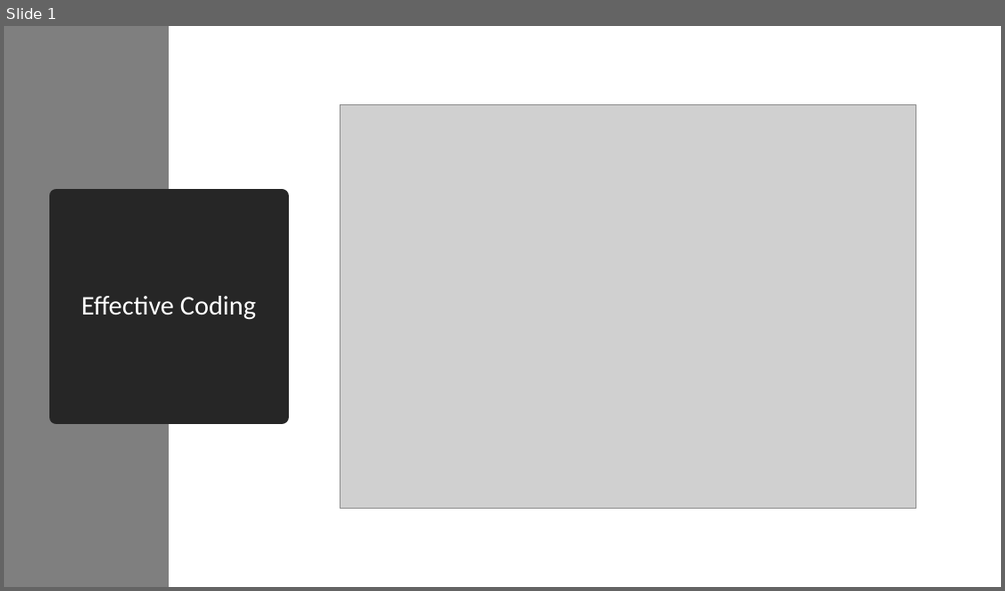
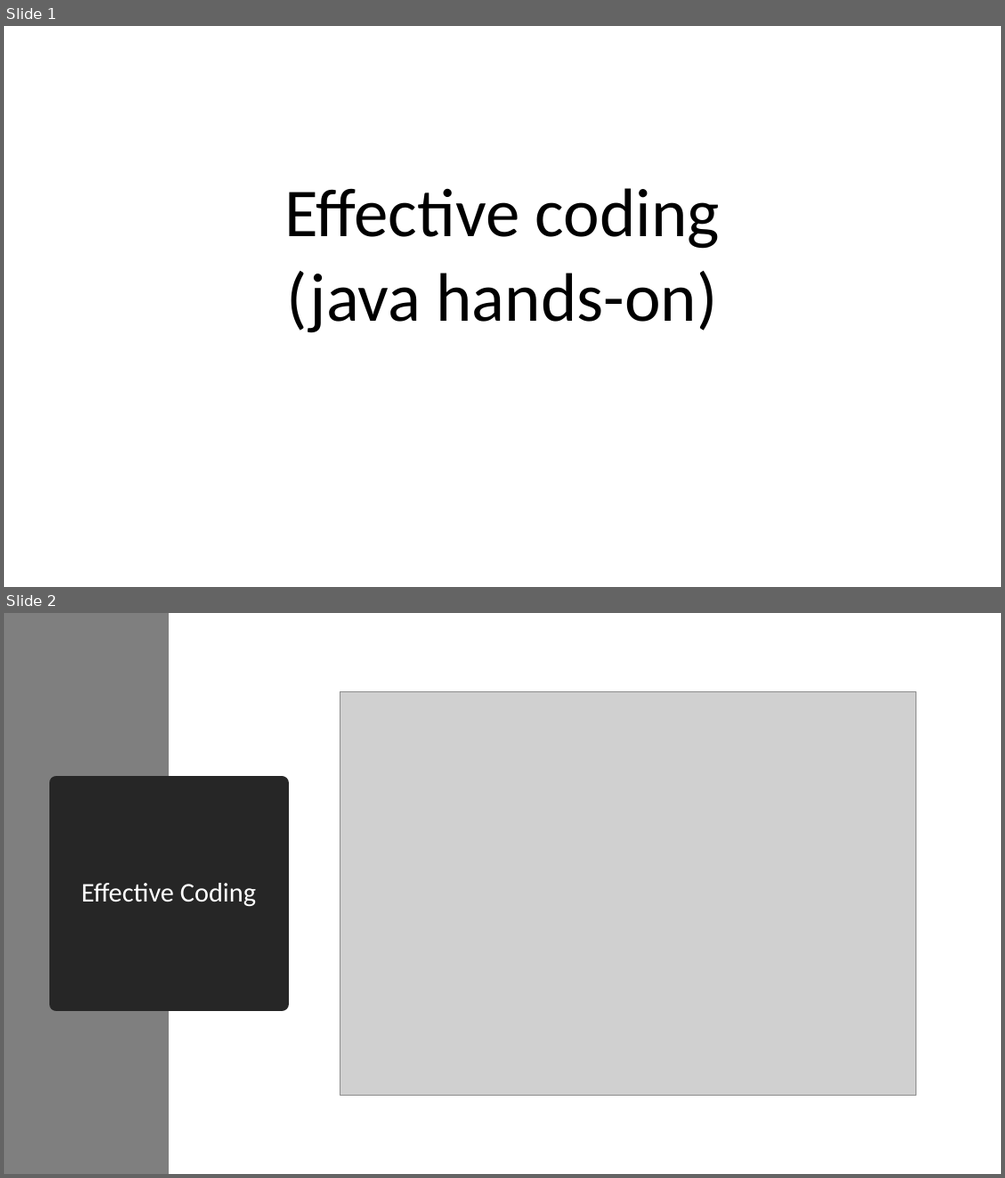
Before and after one commit to halaSEBBAH/effective-java-examples, a slide deck: effective-java.pptx. Shown one above the other, each under a label of ours: slide 1 before the commit, slides 1 and 2 after it. The pictures are 1005x591 and 1005x1178 pixels, drawn with LibreOffice and Linux fonts; fonts in the diff are those of the drawing; grey boxes stand for pictures. Boxes give left, top, right and bottom in pixels: in the first picture for what was removed or moved away, otherwise in the second. Text is boxed around its words. In the diff, an @@ line names an element or a change of style, - is before the commit and + after.

```diff
--- a/effective-java.pptx
+++ b/effective-java.pptx
@@ slide 1 added at (4,26,1001,587), background #FFFFFF @@
@@ text added at (284,188,720,333), 66 pt, text #000000 @@
+Effective coding
+(java hands-on)
@@ what was slide 1 is now slide 2 @@
```
Also in this commit, not shown: 3 slides changed, 2 other slides added, 10 other files.
